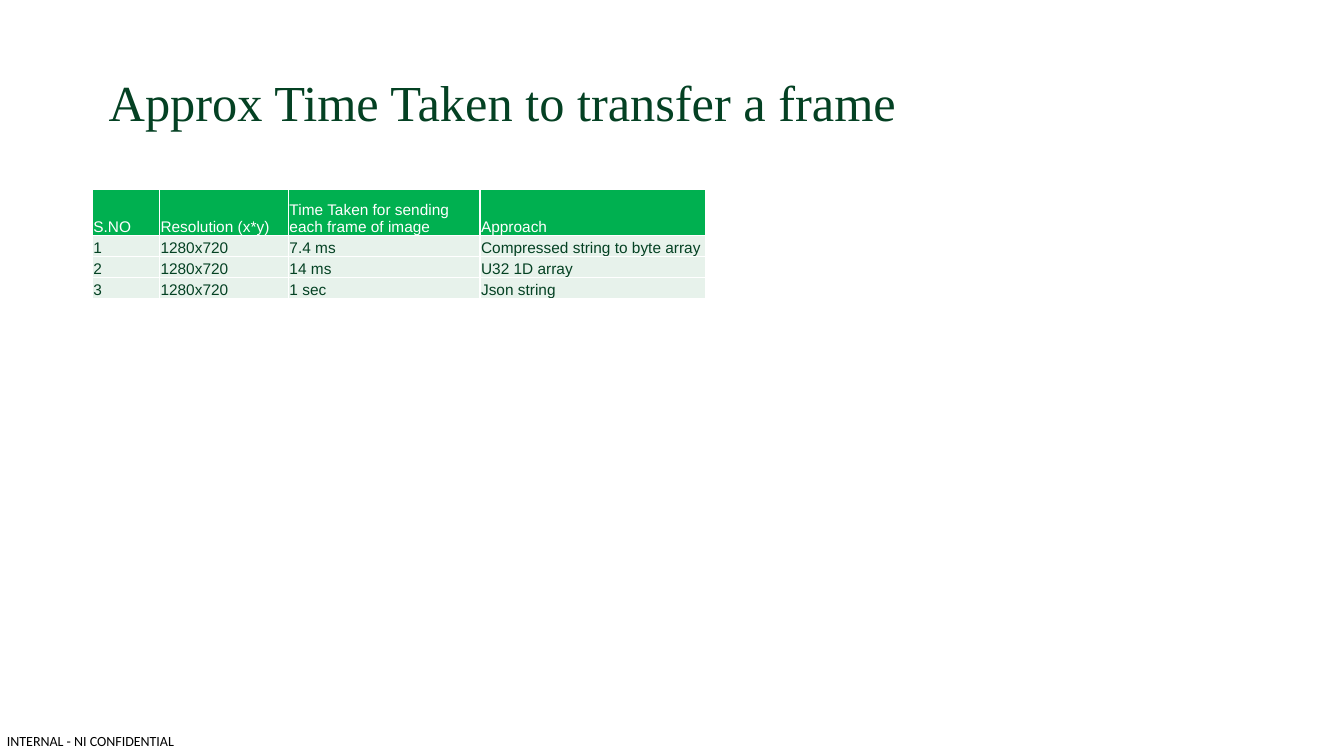
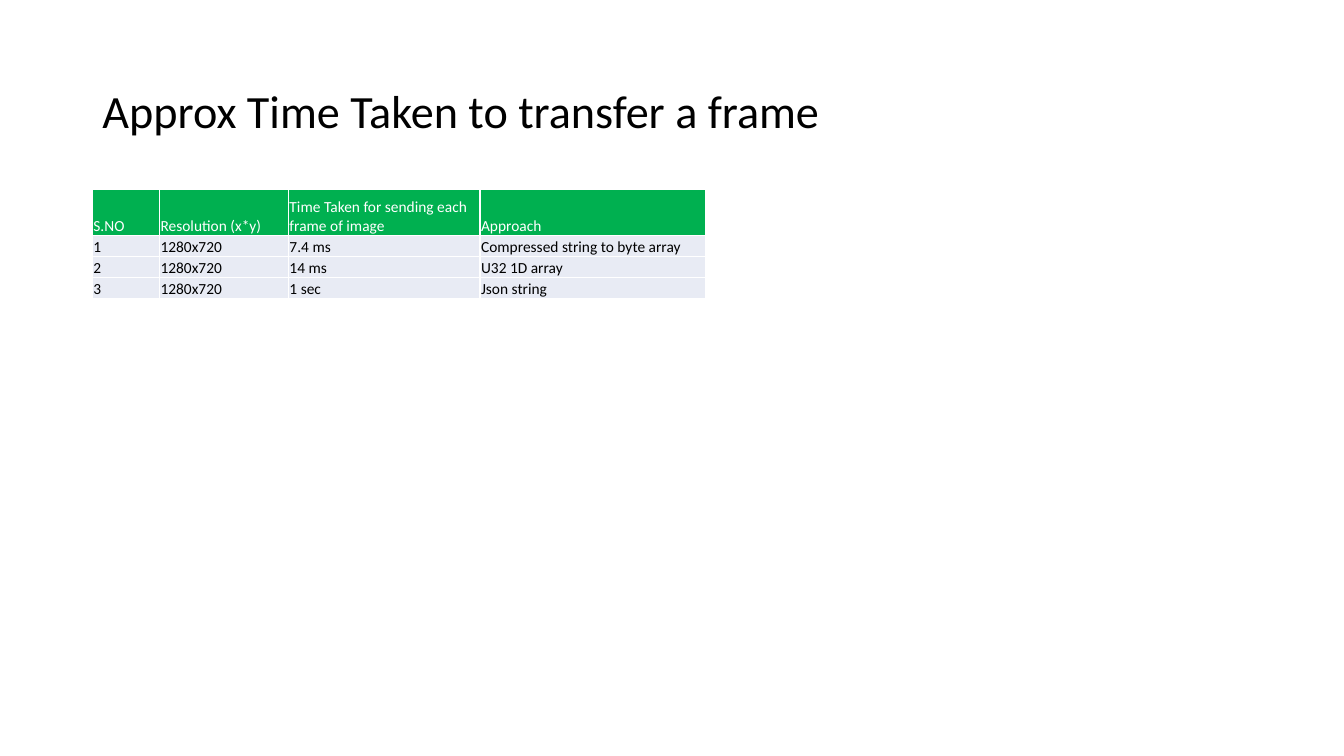
Before and after one commit to ni/measurement-plugin-labview, a slide deck: slide 5 of Source/Example Measurements/Image rendering/Image Transfer in MeasurementLink example.pptx. Drawn at 1344x756 pixels with LibreOffice and Linux fonts; fonts in the diff are those of the drawing. Boxes give left, top, right and bottom in pixels: in the first picture for what was removed or moved away, otherwise in the second. Text is boxed around its words. In the diff, an @@ line names an element or a change of style, - is before the commit and + after.

Commit message:
Presentation update

```diff
--- a/Source/Example Measurements/Image rendering/Image Transfer in MeasurementLink example.pptx
+++ b/Source/Example Measurements/Image rendering/Image Transfer in MeasurementLink example.pptx
@@ title "Approx Time Taken to transfer ...": place and size @@
-title "Approx Time Taken to transfer ..." at (109, 85, 895, 131)
+title "Approx Time Taken to transfer ..." at (102, 96, 819, 136)
@@ title "Approx Time Taken to transfer ..." at (102, 96, 819, 136): size 36 to 33 pt, font Times New Roman to Calibri, text colour #044123 to #000000; vertical alignment top to middle @@
@@ table at (93, 190, 707, 301) @@
@@ fill #E7F3EC to #E9EBF5 in 12 cells @@
@@ font Arial to Calibri @@
@@ text colour #044123 to #000000 in "1", "1280x720", "7.4 ms", "Compressed string to byte array" and 8 more places @@
@@ text removed at (7, 737, 174, 746) @@
-INTERNAL - NI CONFIDENTIAL
```
Also in this commit, not shown: 4 other slides changed.
